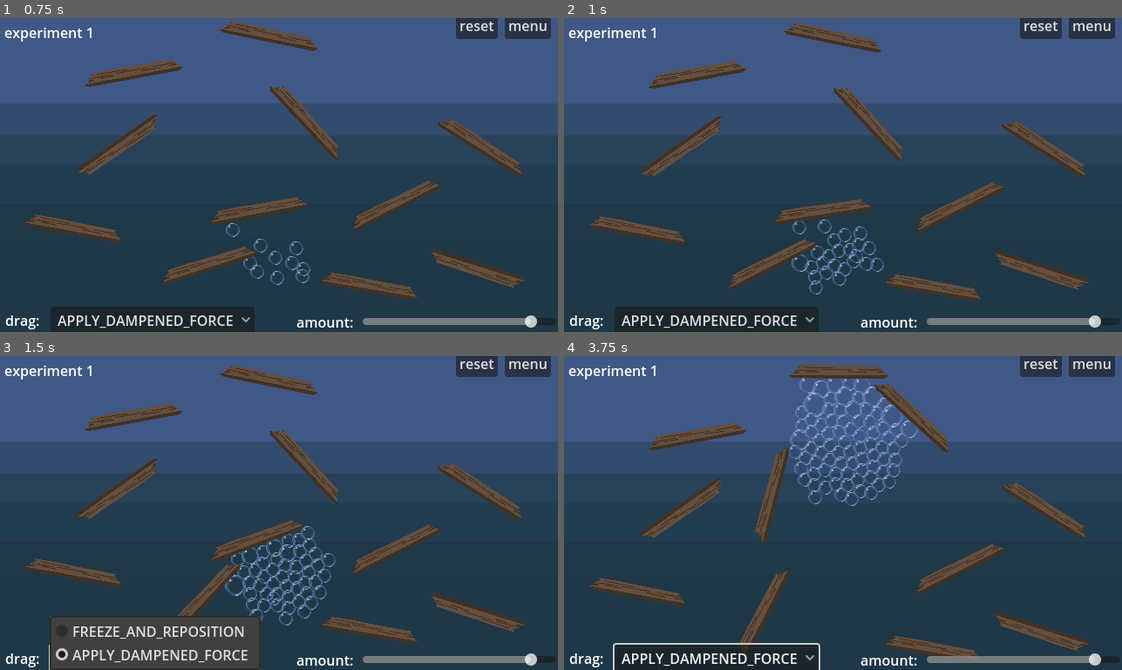
Above: before the commit, frames 1-4 (two rows, left to right).
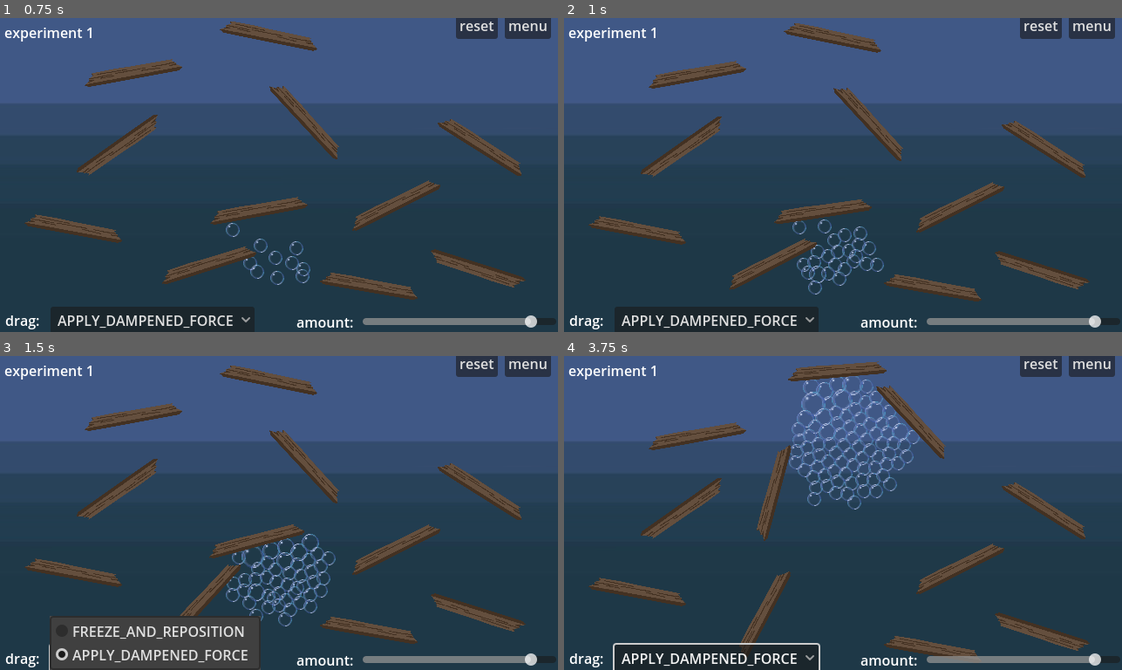
Above: after the commit, the same moments.

Repository: outrightmental/ggj25-bubble-up
Game: Godot game, scene res://scenes/main.tscn
Two runs of this game, one before a commit and one after it. Both use one fixed random seed, a clock stepped at 60 frames per second and the inputs below.
Inputs (mouse positions are in pixels of both pictures, inside the frame that each line leads up to):
- Up to frame 1 (0.75 s): click "1 - planks block bubbles floa…" at 0.5 s
- Up to frame 2 (1 s): no input
- Up to frame 3 (1.5 s): click "APPLY_DAMPENED_FORCE" at 1.25 s
- Up to frame 4 (3.75 s): click "APPLY_DAMPENED_FORCE" at 2 s; click "APPLY_DAMPENED_FORCE" at 2.75 s; move the mouse to (965, 497) at 3.52 s; click (965, 497) at 3.67 s

Frame 1 is identical in both runs. In frame 2, 0.5% of the frame differs, in the area x 29-53%, y 70-89%; in frame 3, 2.7%; in frame 4, 4.7%, in the area x 31-69%, y 1-96%.

Commit message:
Fix bubble merging directionality
The bubble with the larger mass always survives, and the less massive bubble is removed.

Improves #17

Diff:
--- a/models/bubble/bubble.gd
+++ b/models/bubble/bubble.gd
@@ -94,16 +94,22 @@
 
 # Function to merge two bubbles
 func _merge_with(other) -> void:
-	if other.freeze:
+	# If the other bubble is larger, call the merge function on it
+	if other.mass > mass:
+		other._merge_with(self)
 		return
 
-	freeze = true
+	# Lock the other bubble to prevent further collisions
+	if freeze or other.freeze:
+		return
+	else:
+		other.freeze = true
 
 	# Update the current bubble
-	other.update_mass(mass + other.mass)
+	update_mass(mass + other.mass)
 
-	# Destroy this bubble
-	queue_free()
+	# Destroy the other bubble
+	other.queue_free()
 
 # Function to update the scale of the bubble based on its mass
 func update_mass(new_mass: float):
--- a/scenes/experiments/4_lifecycle_emit_merge_split.tscn
+++ b/scenes/experiments/4_lifecycle_emit_merge_split.tscn
@@ -12,15 +12,16 @@
 texture = ExtResource("1_s60kq")
 
 [node name="Bubble Emitter" type="Node2D" parent="."]
-position = Vector2(325, 286)
+position = Vector2(322, 375)
 script = ExtResource("2_ew5xc")
-spawn_rate = 2.0
-max_bubbles = 3
+spawn_rate = 2.5
+max_bubbles = 5
 spread_x = 0
 spread_y = 0
 
 [node name="RigidBody2D" parent="." instance=ExtResource("3_ytqld")]
-position = Vector2(324, 43)
+position = Vector2(323, 255)
+rotation = -0.0927751
 
 [node name="Controls" parent="." instance=ExtResource("4_6v60j")]
 
